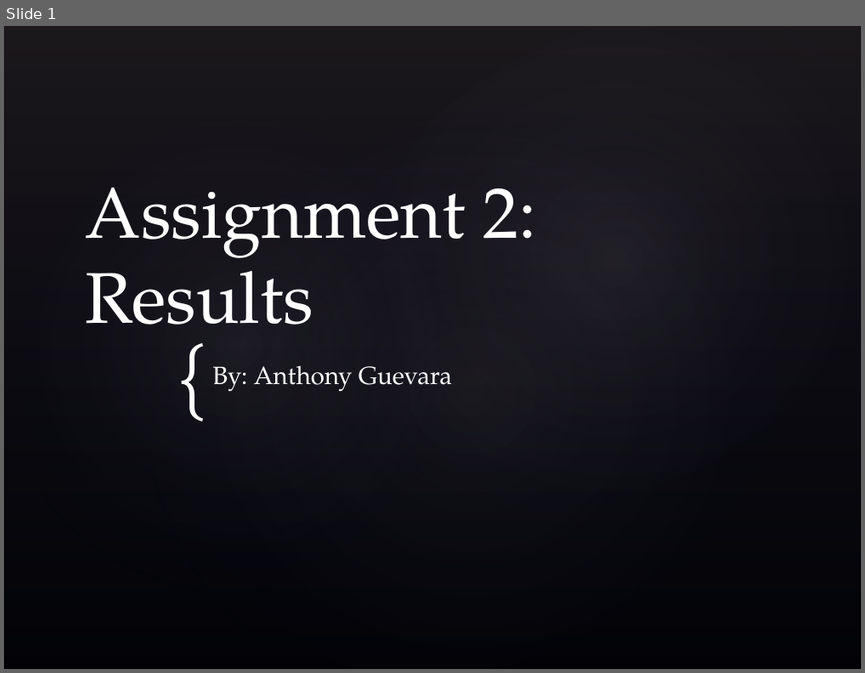
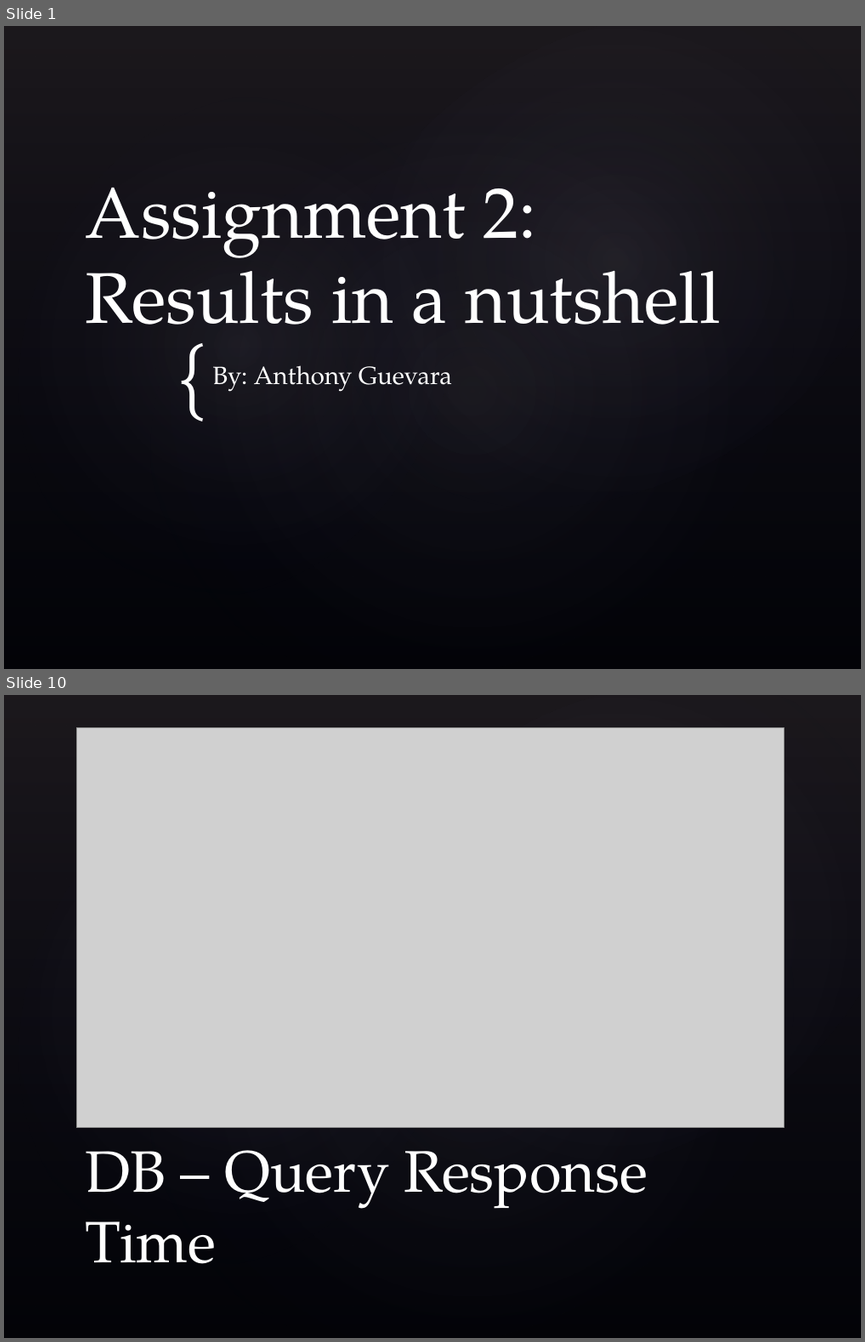
Before and after one commit to zuphu/GriffithUniversity_2014, a slide deck: Network Security/assignments/assignment2/presentation/Presentation.pptx. Shown one above the other, each under a label of ours: slide 1 before the commit, slides 1 and 10 after it; the slides between them are not shown. The pictures are 865x673 and 865x1342 pixels, drawn with LibreOffice and Linux fonts; fonts in the diff are those of the drawing; grey boxes stand for pictures; background and template pictures are left out. Boxes give left, top, right and bottom in pixels: in the first picture for what was removed or moved away, otherwise in the second. Text is boxed around its words. In the diff, an @@ line names an element or a change of style, - is before the commit and + after.

```diff
--- a/Network Security/assignments/assignment2/presentation/Presentation.pptx
+++ b/Network Security/assignments/assignment2/presentation/Presentation.pptx
@@ slide 10 added at [4,695,861,1338], background picture (left out); not listed: 4 template elements that a slide beside it also shows @@
@@ picture added at [77,728,783,1128] @@
@@ title added at [86,1150,648,1264], 49 pt, text #FFFFFF @@
+DB – Query Response Time
@@ slide 1 changed as well @@
@@ title at [86,188,721,350]: text changed @@
-Assignment 2: Results
+Assignment 2: Results in a nutshell
```
Also in this commit, not shown: 15 other slides added, 1 slide removed.
